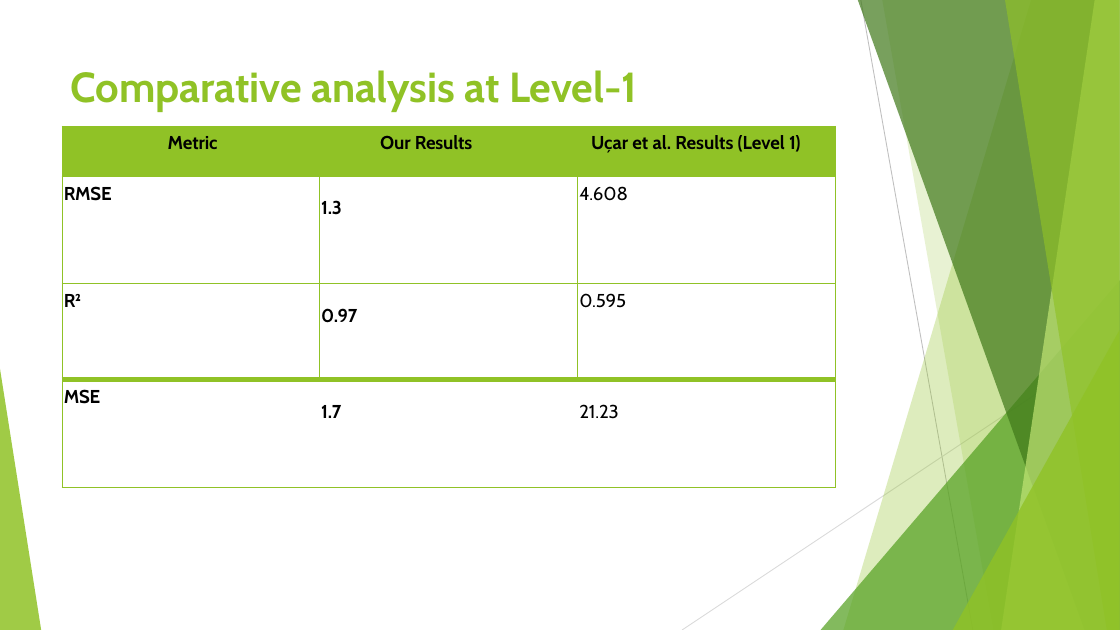
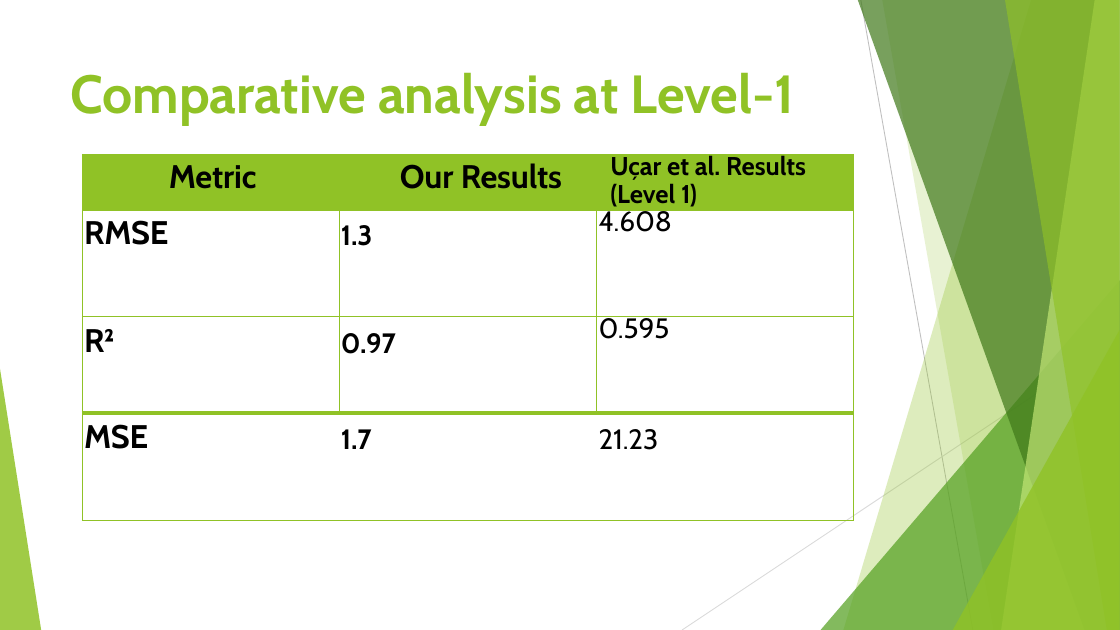
Before and after one commit to AbdulJaleel61/BODYFAT_PREDICTION, a slide deck: slide 16 of Presentation1.pptx (slide 14 before the commit). Drawn at 1120x630 pixels with LibreOffice and Linux fonts; fonts in the diff are those of the drawing. Boxes give left, top, right and bottom in pixels: in the first picture for what was removed or moved away, otherwise in the second. Text is boxed around its words. In the diff, an @@ line names an element or a change of style, - is before the commit and + after.

```diff
--- a/Presentation1.pptx
+++ b/Presentation1.pptx
@@ title "Comparative analysis at Level-1" at [71, 72, 794, 125]: size 36 to 46 pt @@
@@ table at [82, 155, 854, 523] @@
-row 1, column 3: Uçar et al. Results (Level 1)
+row 1, column 3: Uçar et al. Results / (Level 1)
@@ size 16 to 28 pt in "Metric", "Our Results", "RMSE", "R²" and 1 more places @@
@@ size 16 to 24 pt in "1.3", "4.608", "0.97", "0.595" and 2 more places @@
@@ table: place and size @@
-table at [62, 127, 834, 488]
+table at [82, 155, 854, 523]
```
Also in this commit, not shown: 12 other slides changed, 4 slides added, 1 slide removed, 3 other files.
